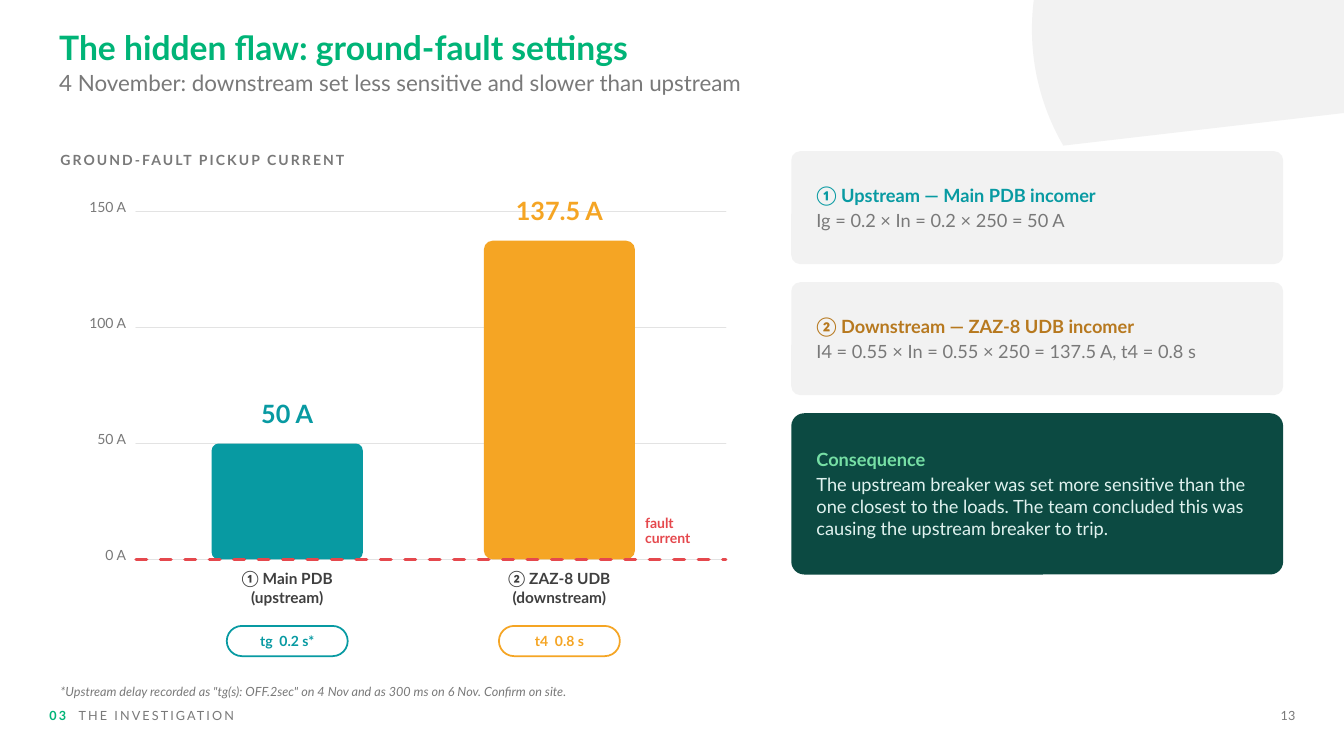
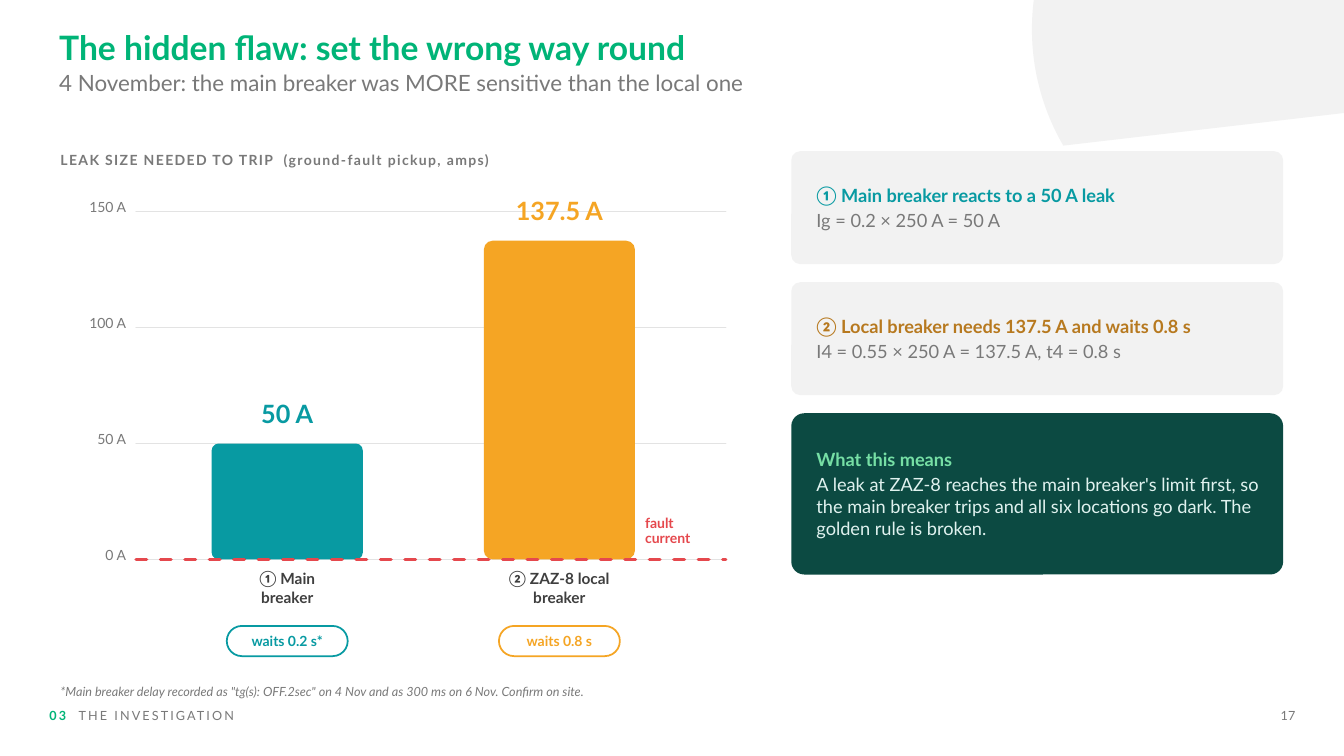
Before and after one commit to nasr9787alfarsi-alt/Nasr, a slide deck: slide 17 of presentations/ZAZ-8_Main_PDB_MCCB_Tripping_Investigation.pptx (slide 13 before the commit). Drawn at 1344x756 pixels with LibreOffice and Linux fonts; fonts in the diff are those of the drawing; background and template pictures are left out. Boxes give left, top, right and bottom in pixels: in the first picture for what was removed or moved away, otherwise in the second. Text is boxed around its words. In the diff, an @@ line names an element or a change of style, - is before the commit and + after.

```diff
--- a/presentations/ZAZ-8_Main_PDB_MCCB_Tripping_Investigation.pptx
+++ b/presentations/ZAZ-8_Main_PDB_MCCB_Tripping_Investigation.pptx
@@ text at (x1=59, y1=35, x2=685, y2=66): text changed @@
-The hidden flaw: ground-fault settings
+The hidden flaw: set the wrong way round
@@ text at (x1=59, y1=74, x2=743, y2=91): text changed @@
-4 November: downstream set less sensitive and slower than upstream
+4 November: the main breaker was MORE sensitive than the local one
@@ text at (x1=60, y1=154, x2=489, y2=168): text changed @@
-GROUND-FAULT PICKUP CURRENT
+LEAK SIZE NEEDED TO TRIP (ground-fault pickup, amps)
@@ text at (x1=816, y1=187, x2=1115, y2=230): text changed @@
-① Upstream — Main PDB incomer
-Ig = 0.2 × In = 0.2 × 250 = 50 A
+① Main breaker reacts to a 50 A leak
+Ig = 0.2 × 250 A = 50 A
@@ text at (x1=816, y1=318, x2=1191, y2=360): text changed; text colour #797979 to #B7791F; bold on @@
-② Downstream — ZAZ-8 UDB incomer
-I4 = 0.55 × In = 0.55 × 250 = 137.5 A, t4 = 0.8 s
+② Local breaker needs 137.5 A and waits 0.8 s
+I4 = 0.55 × 250 A = 137.5 A, t4 = 0.8 s
@@ text at (x1=816, y1=452, x2=1258, y2=539): text changed @@
-Consequence
-The upstream breaker was set more sensitive than the one closest to the loads. The team concluded this was causing the upstream breaker to trip.
+What this means
+A leak at ZAZ-8 reaches the main breaker's limit first, so the main breaker trips and all six locations go dark. The golden rule is broken.
@@ text at (x1=259, y1=571, x2=315, y2=603): text changed @@
-① Main PDB
-(upstream)
+① Main
+breaker
@@ text at (x1=509, y1=571, x2=610, y2=603): text changed @@
-② ZAZ-8 UDB
-(downstream)
+② ZAZ-8 local
+breaker
@@ text in rounded rectangle at (x1=252, y1=635, x2=323, y2=646): text changed @@
-tg 0.2 s*
+waits 0.2 s*
@@ text in rounded rectangle at (x1=527, y1=635, x2=592, y2=646): text changed @@
-t4 0.8 s
+waits 0.8 s
@@ text at (x1=60, y1=686, x2=583, y2=698): text changed @@
-*Upstream delay recorded as "tg(s): OFF.2sec" on 4 Nov and as 300 ms on 6 Nov. Confirm on site.
+*Main breaker delay recorded as "tg(s): OFF.2sec" on 4 Nov and as 300 ms on 6 Nov. Confirm on site.
@@ text at (x1=1281, y1=711, x2=1296, y2=720): text changed @@
-13
+17
```
Also in this commit, not shown: 22 other slides changed, 6 slides added.
